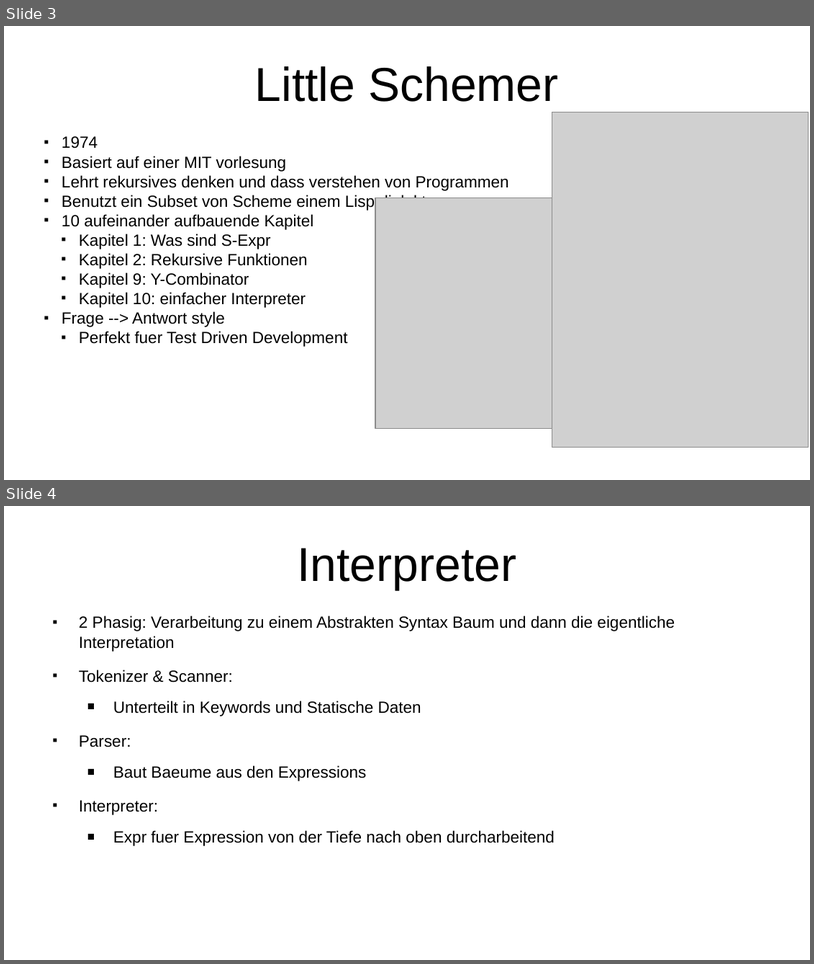
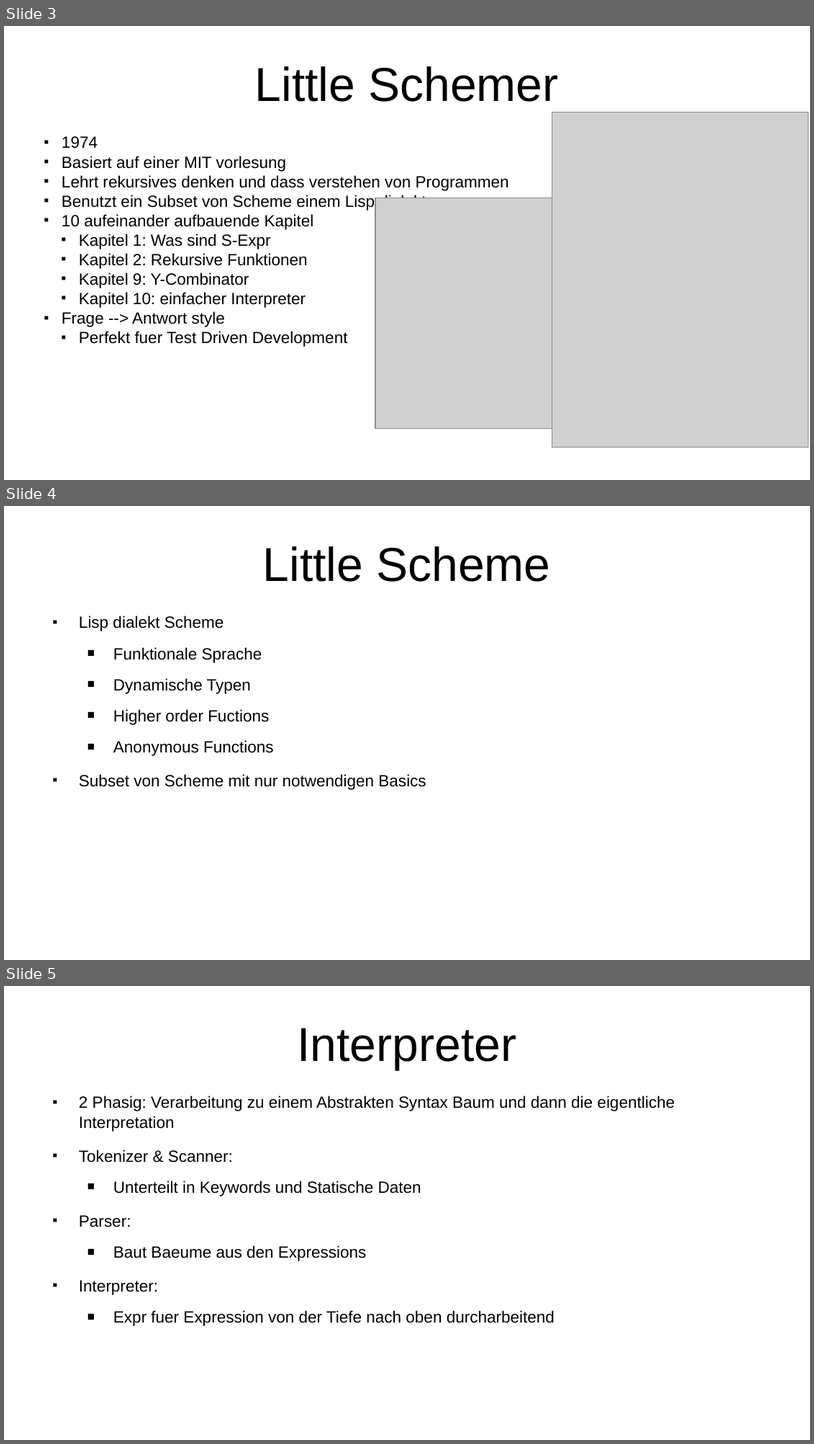
Before and after one commit to Iquiji/little-schemer-talk, a slide deck: Talk Engineering Day 2-6-2022.odp. Shown one above the other, each under a label of ours: slides 3 and 4 before the commit, slides 3, 4 and 5 after it. The pictures are 814x964 and 814x1444 pixels, drawn with LibreOffice and Linux fonts; fonts in the diff are those of the drawing; grey boxes stand for pictures. Boxes give left, top, right and bottom in pixels: in the first picture for what was removed or moved away, otherwise in the second. Text is boxed around its words. In the diff, an @@ line names an element or a change of style, - is before the commit and + after.

Commit message:
more text dump for now

```diff
--- a/Talk Engineering Day 2-6-2022.odp
+++ b/Talk Engineering Day 2-6-2022.odp
@@ slide 4 added at (4, 506, 810, 960), background #FFFFFF @@
@@ title added at (263, 546, 551, 582), 46.8 pt, text #000000 @@
+Little Scheme
@@ text added at (79, 615, 426, 790), 16 pt, text #000000 @@
+■ Lisp dialekt Scheme
+  ■ Funktionale Sprache
+  ■ Dynamische Typen
+  ■ Higher order Fuctions
+  ■ Anonymous Functions
+■ Subset von Scheme mit nur notwendigen Basics
@@ what was slide 4 is now slide 5 @@
```
Also in this commit, not shown: 5 other slides added, 4 slides removed.
